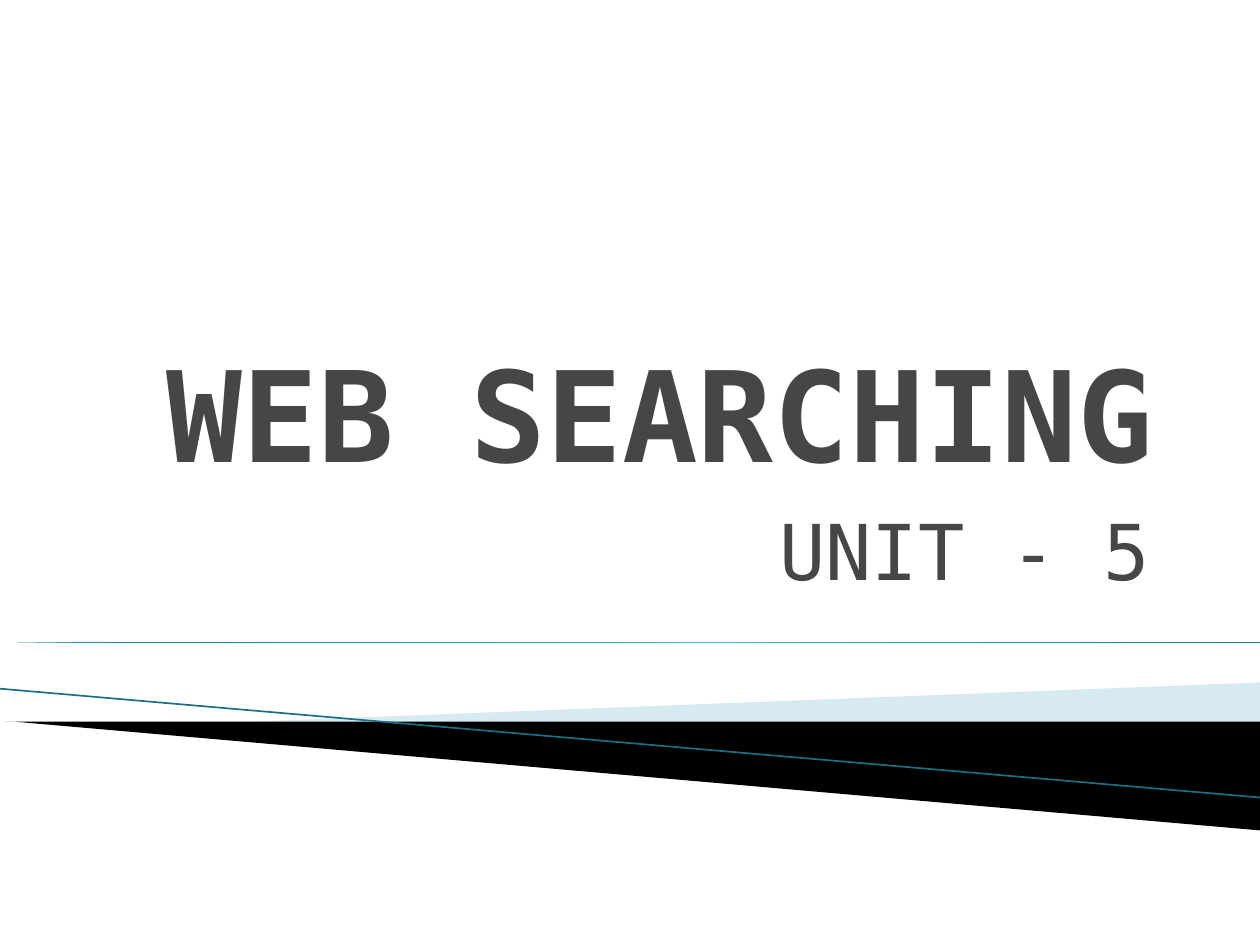
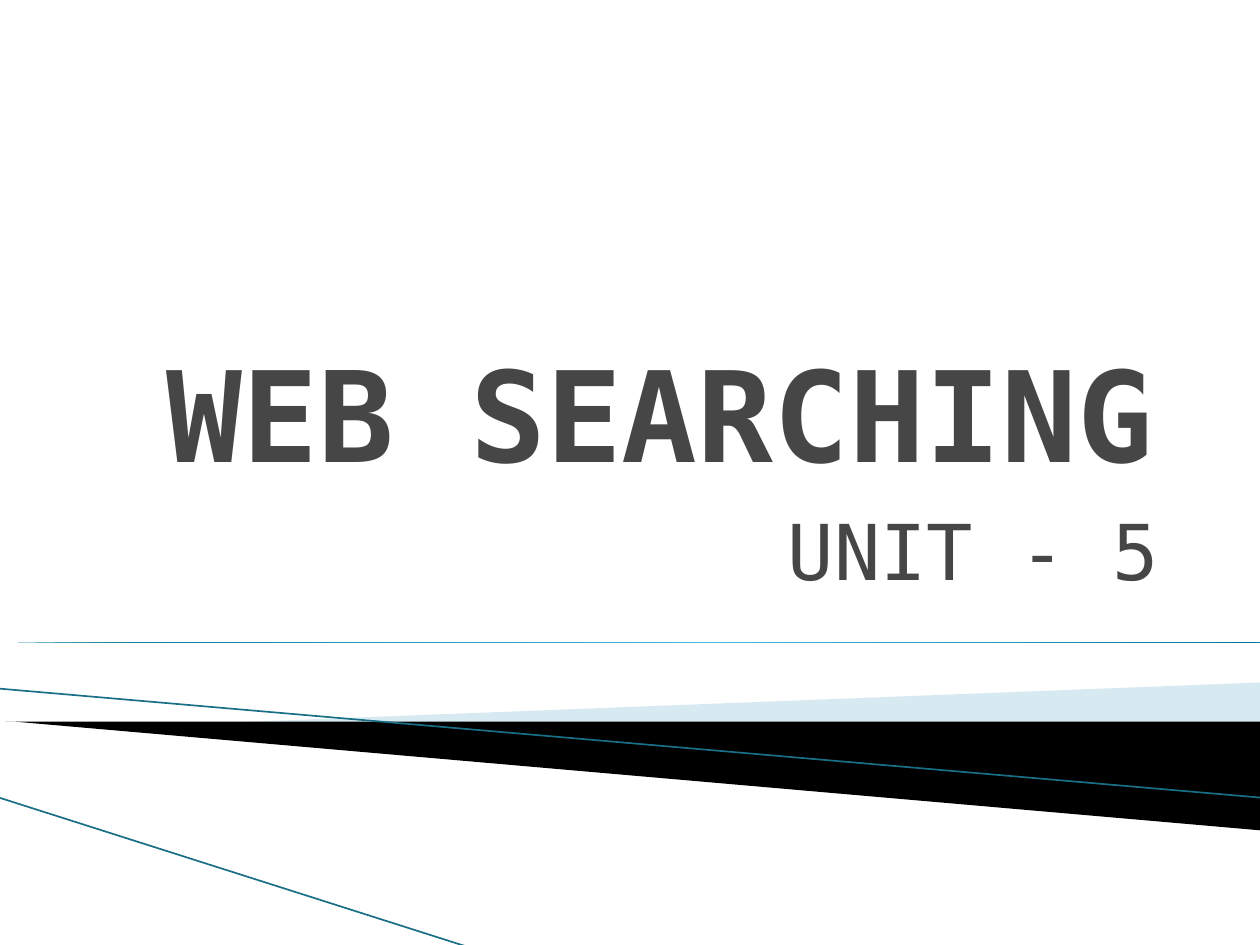
Before and after one commit to jagdishbutte/endsem, a slide deck: slide 1 of ISR/ISR Unit 5 - WEB SEARCHING.pptx. Drawn at 1260x945 pixels with LibreOffice and Linux fonts; fonts in the diff are those of the drawing; background and template pictures are left out. Boxes give left, top, right and bottom in pixels: in the first picture for what was removed or moved away, otherwise in the second. Text is boxed around its words. In the diff, an @@ line names an element or a change of style, - is before the commit and + after.

```diff
--- a/ISR/ISR Unit 5 - WEB SEARCHING.pptx
+++ b/ISR/ISR Unit 5 - WEB SEARCHING.pptx
@@ subtitle "UNIT - 5": place and size @@
-subtitle "UNIT - 5" at (779,524,1150,581)
+subtitle "UNIT - 5" at (788,524,1158,581)
@@ line (0, 689) - (1260, 798): stroke #97C5D8 0.95 pt to #196F85 0.95 pt @@
@@ line added from (0, 798) to (467, 945), #196F85 0.95 pt @@
```
Also in this commit, not shown: 36 other slides changed, 12 other files.
